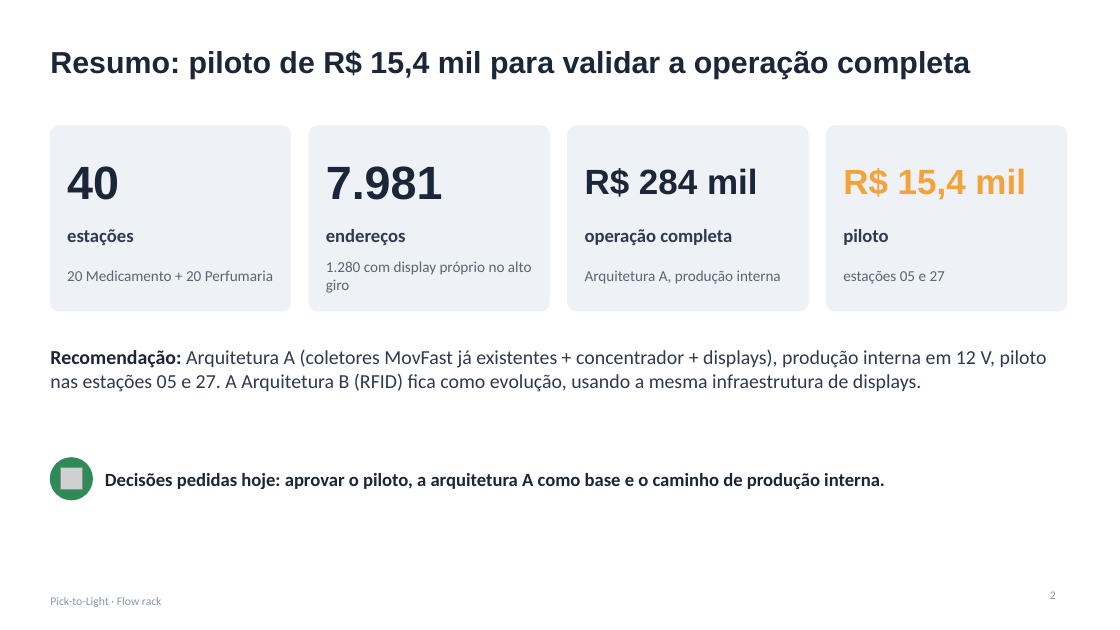
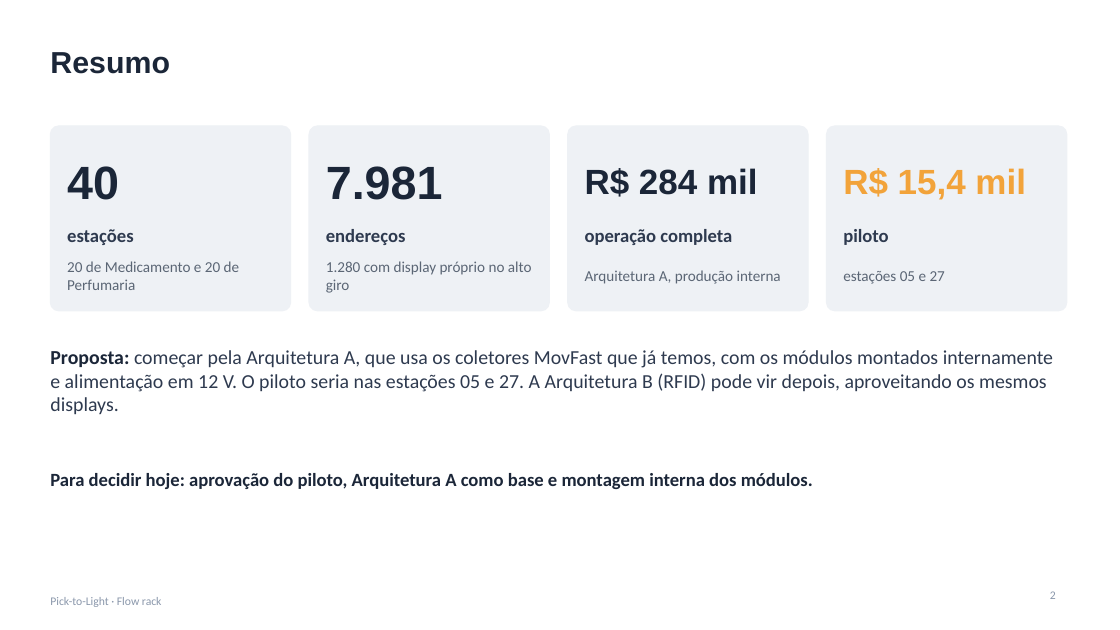
Before and after one commit to jivo88/picking_to_light, a slide deck: slide 2 of projeto/entregaveis/Apresentacao_PTL.pptx. Drawn at 1120x630 pixels with LibreOffice and Linux fonts; fonts in the diff are those of the drawing; grey boxes stand for pictures. Boxes give left, top, right and bottom in pixels: in the first picture for what was removed or moved away, otherwise in the second. Text is boxed around its words. In the diff, an @@ line names an element or a change of style, - is before the commit and + after.

```diff
--- a/projeto/entregaveis/Apresentacao_PTL.pptx
+++ b/projeto/entregaveis/Apresentacao_PTL.pptx
@@ title at (50, 52, 170, 74): text changed @@
-Resumo: piloto de R$ 15,4 mil para validar a operação completa
+Resumo
@@ text at (67, 261, 239, 290): text changed @@
-20 Medicamento + 20 Perfumaria
+20 de Medicamento e 20 de Perfumaria
@@ text at (50, 350, 1053, 414): text changed @@
-Recomendação: Arquitetura A (coletores MovFast já existentes + concentrador + displays), produção interna em 12 V, piloto nas estações 05 e 27. A Arquitetura B (RFID) fica como evolução, usando a mesma infraestrutura de displays.
+Proposta: começar pela Arquitetura A, que usa os coletores MovFast que já temos, com os módulos montados internamente e alimentação em 12 V. O piloto seria nas estações 05 e 27. A Arquitetura B (RFID) pode vir depois, aproveitando os mesmos displays.
@@ text at (50, 473, 813, 489): text changed @@
-Decisões pedidas hoje: aprovar o piloto, a arquitetura A como base e o caminho de produção interna.
+Para decidir hoje: aprovação do piloto, Arquitetura A como base e montagem interna dos módulos.
@@ ellipse removed at (50, 458, 92, 500) @@
@@ picture removed at (60, 468, 82, 490) @@
```
Also in this commit, not shown: 19 other slides changed, 2 slides added, 1 slide removed, 16 other files.
